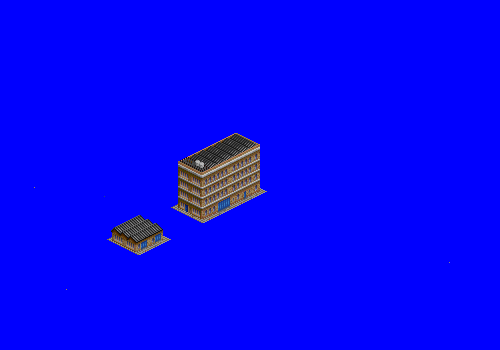
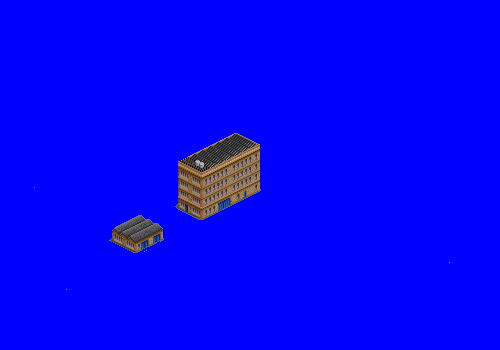
Comparing the layer stacks of the two (500, 350) images. Changes:
added layer "warehouse" (2nd of 2, in "warehouse") in group "warehouse" over [109, 215, 164, 253]
renamed "warehouse" to "warehouse old", hid it, painted on it over [104, 196, 163, 252]
hid "tile cobble" (1st of 2, in "warehouse") over [107, 224, 171, 255]
added layer "mill building" in group "mill" over [104, 135, 450, 263]
added layer "mill building copy" in group "mill" over [104, 135, 450, 263]
renamed "mill building" to "mill building old", hid it over [104, 135, 450, 263]
hid "tile cobble copy 3" over [203, 176, 267, 207]
hid "tile cobble copy 2" over [171, 192, 235, 223]
